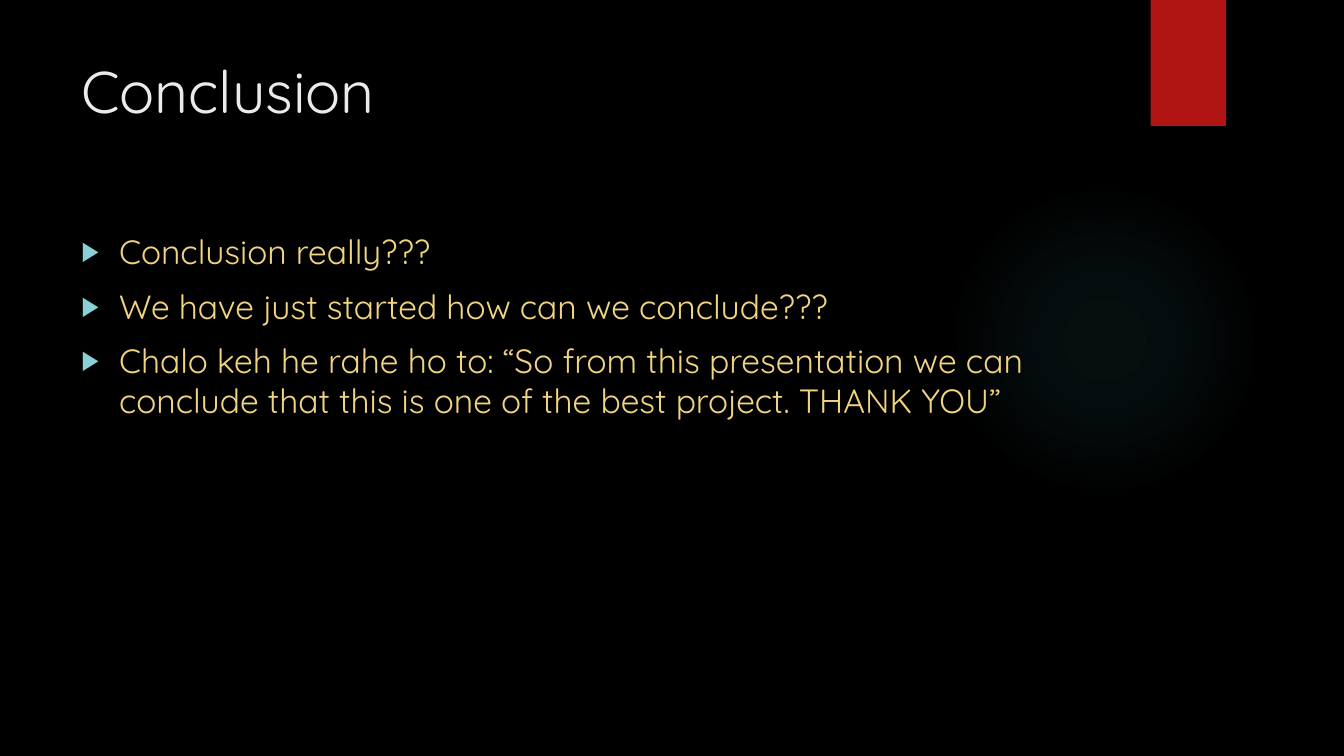
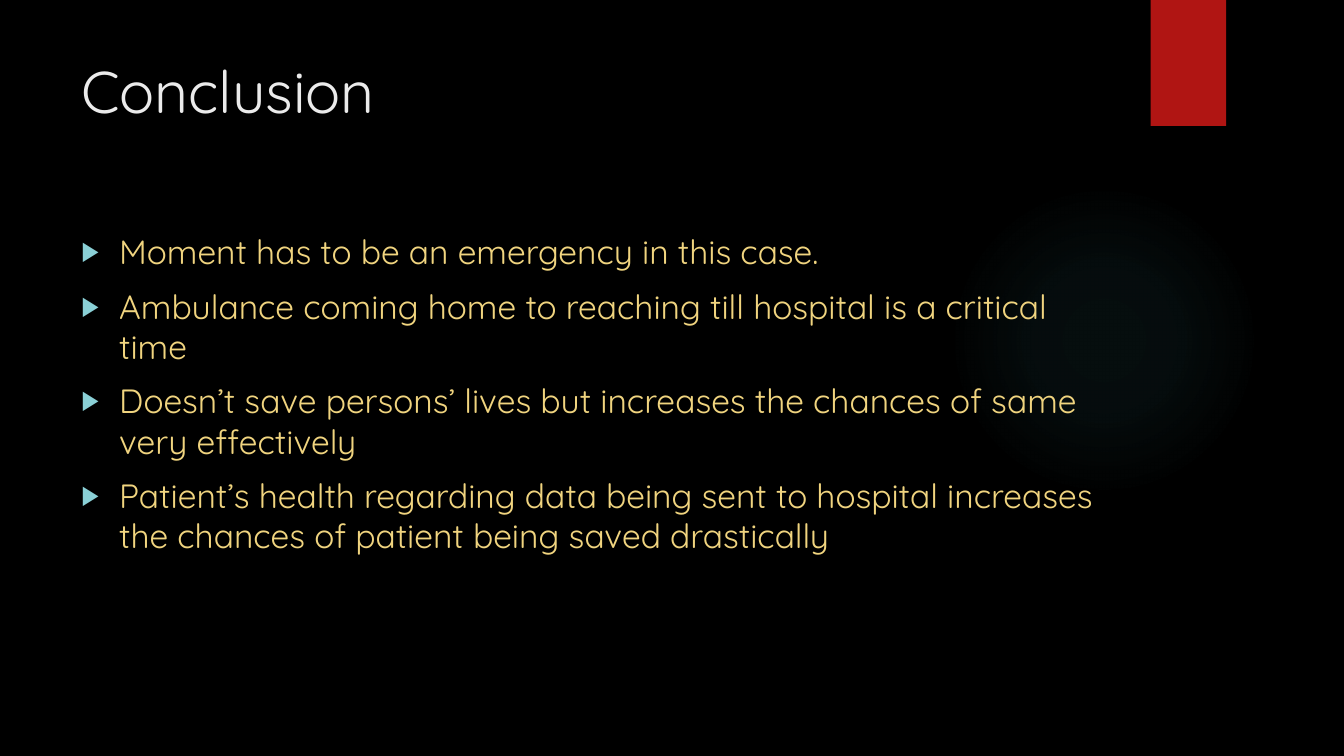
Before and after one commit to meet16/SmartFarm, a slide deck: slide 12 of Ambulance/SmartAmbulance.pptx (slide 11 before the commit). Drawn at 1344x756 pixels with LibreOffice and Linux fonts; fonts in the diff are those of the drawing; background and template pictures are left out. Boxes give left, top, right and bottom in pixels: in the first picture for what was removed or moved away, otherwise in the second. Text is boxed around its words. In the diff, an @@ line names an element or a change of style, - is before the commit and + after.

```diff
--- a/Ambulance/SmartAmbulance.pptx
+++ b/Ambulance/SmartAmbulance.pptx
@@ text at [119, 239, 1092, 555]: text changed @@
-▶ Conclusion really???
-▶ We have just started how can we conclude???
-▶ Chalo keh he rahe ho to: “So from this presentation we can conclude that this is one of the best project. THANK YOU”
+▶ Moment has to be an emergency in this case.
+▶ Ambulance coming home to reaching till hospital is a critical time
+▶ Doesn’t save persons’ lives but increases the chances of same very effectively
+▶ Patient’s health regarding data being sent to hospital increases the chances of patient being saved drastically
```
Also in this commit, not shown: 4 other slides changed, 1 slide added, 1 other file.
